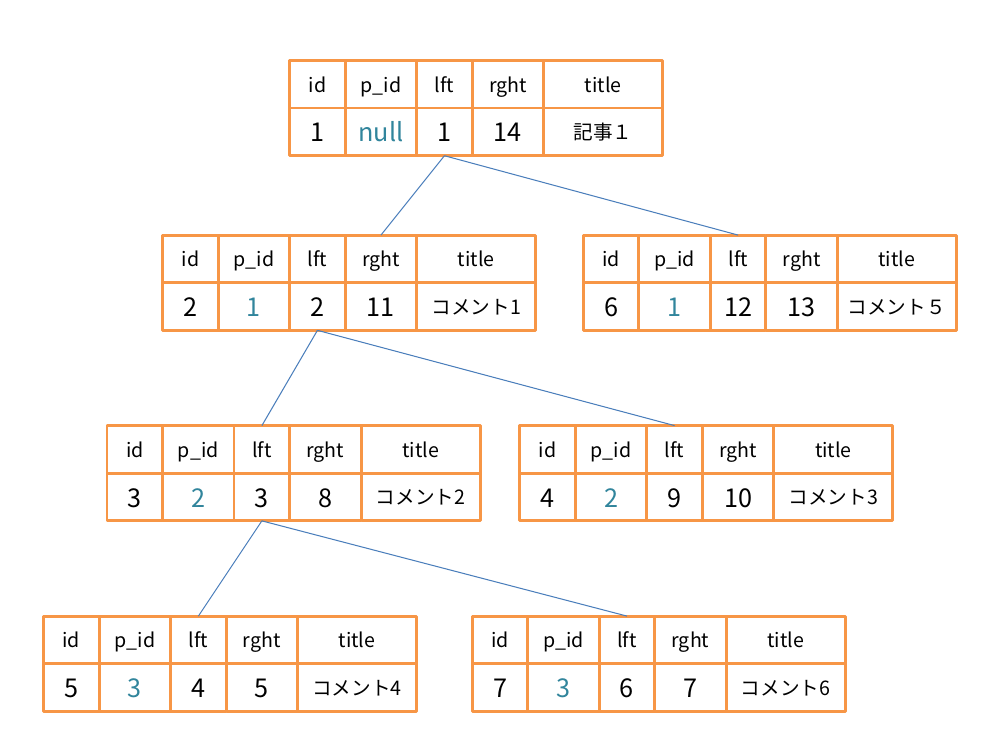
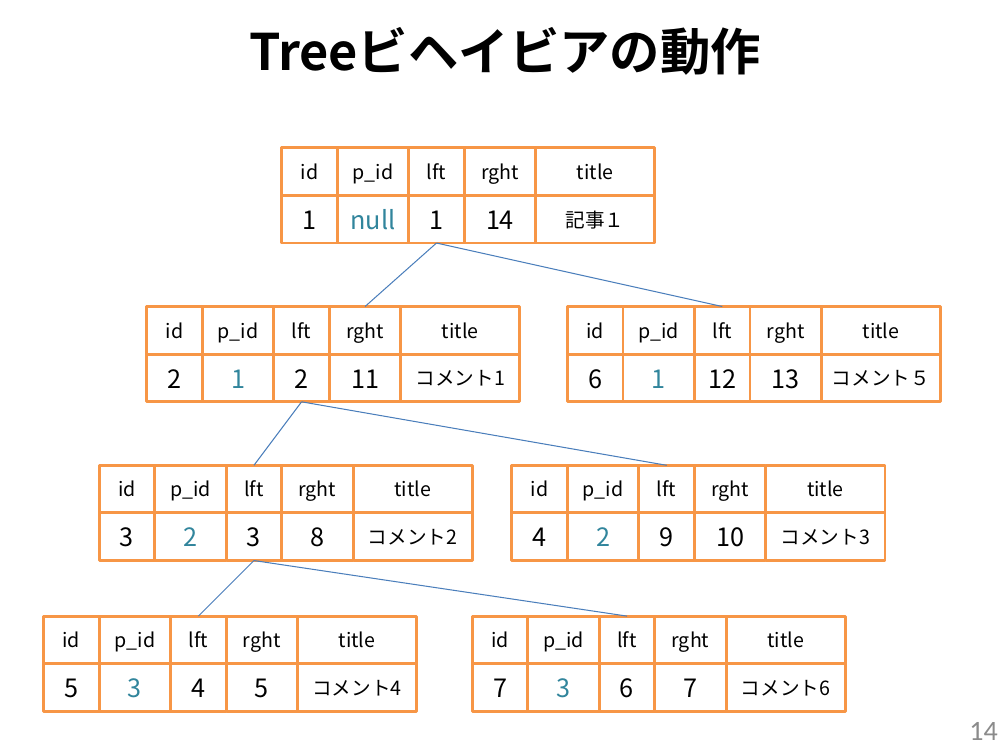
Before and after one commit to kotaro0717/Report-Management, a slide deck: slide 14 of 2.最終報告/3.発表資料/報告資料(最終).pptx (slide 21 before the commit). Drawn at 1008x756 pixels with LibreOffice and Linux fonts; fonts in the diff are those of the drawing. Boxes give left, top, right and bottom in pixels: in the first picture for what was removed or moved away, otherwise in the second. Text is boxed around its words. In the diff, an @@ line names an element or a change of style, - is before the commit and + after.

```diff
--- a/2.最終報告/3.発表資料/報告資料(最終).pptx
+++ b/2.最終報告/3.発表資料/報告資料(最終).pptx
@@ text added at (249,27,761,75), 36 pt, text #000000, bold @@
+Treeビヘイビアの動作
@@ 4 rectangles: place and size @@
-4 rectangles at (289,60,472,155)
+4 rectangles at (282,148,465,243)
@@ 6 rectangles: place and size @@
-6 rectangles at (346,60,662,155)
+6 rectangles at (338,148,654,243)
@@ line moved from (445, 156) - (381, 235) to (436, 243) - (365, 306) @@
@@ line moved from (445, 156) - (738, 235) to (436, 243) - (723, 306) @@
@@ 20 rectangles: place and size @@
-20 rectangles at (162,235,957,331)
+20 rectangles at (147,306,940,401)
@@ line moved from (318, 331) - (262, 425) to (301, 402) - (254, 466) @@
@@ line moved from (318, 331) - (674, 425) to (301, 402) - (666, 466) @@
@@ 4 rectangles: place and size @@
-4 rectangles at (162,425,361,520)
+4 rectangles at (155,466,354,560)
@@ 16 rectangles: place and size @@
-16 rectangles at (107,425,893,520)
+16 rectangles at (99,466,885,560)
@@ line moved from (262, 521) - (199, 616) to (254, 560) - (199, 616) @@
@@ line moved from (262, 521) - (627, 616) to (254, 560) - (627, 616) @@
@@ page number added at (969,722,997,740), 20 pt, text #8C8C8C @@
+14
```
Also in this commit, not shown: 28 other slides changed, 9 slides added, 2 slides removed, 1 other file.
